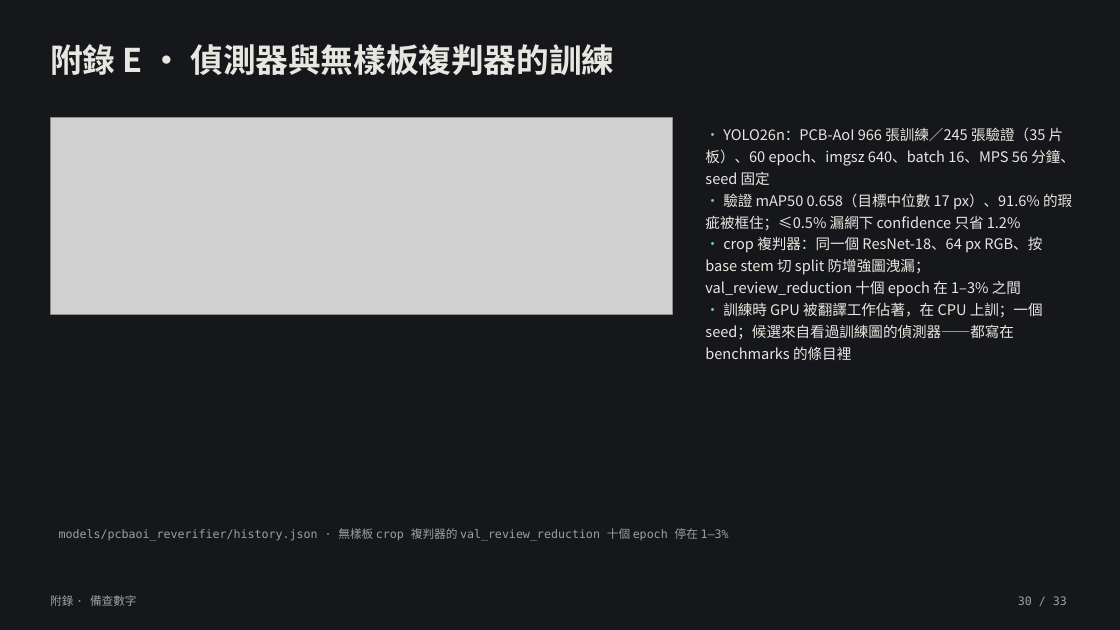
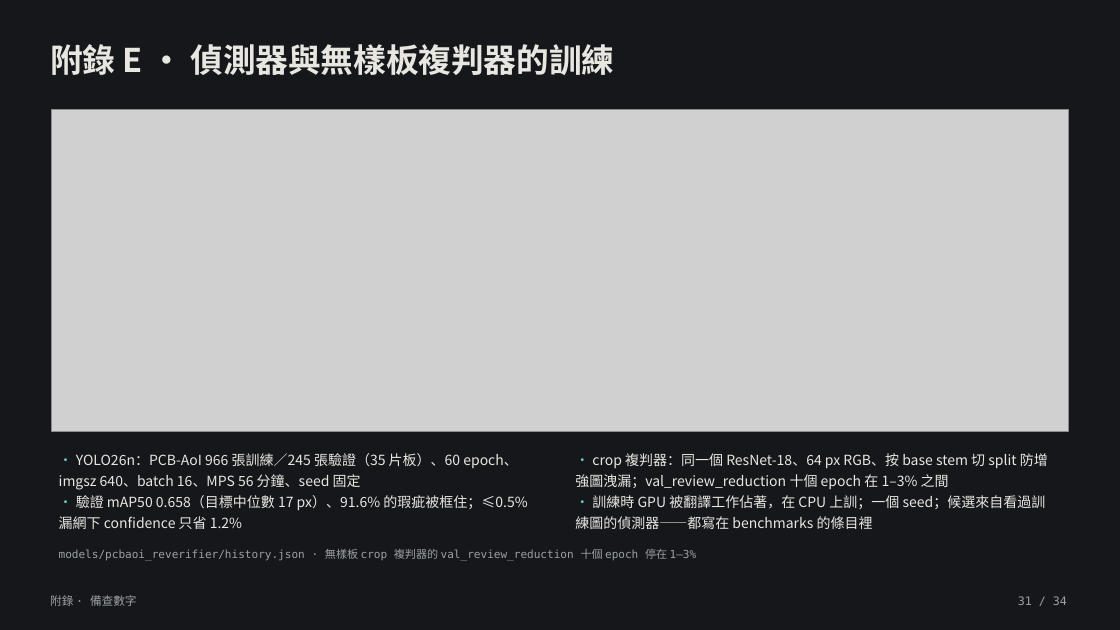
Before and after one commit to lin891020/aoi-agent, a slide deck: slide 31 of docs/deck/aoi-agent-journey.zh-TW.pptx (slide 30 before the commit). Drawn at 1120x630 pixels with LibreOffice and Linux fonts; fonts in the diff are those of the drawing; grey boxes stand for pictures. Boxes give left, top, right and bottom in pixels: in the first picture for what was removed or moved away, otherwise in the second. Text is boxed around its words. In the diff, an @@ line names an element or a change of style, - is before the commit and + after.

```diff
--- a/docs/deck/aoi-agent-journey.zh-TW.pptx
+++ b/docs/deck/aoi-agent-journey.zh-TW.pptx
@@ picture: place and size @@
-picture at box(50, 118, 672, 314)
+picture at box(52, 109, 1069, 431)
@@ text at box(705, 127, 1075, 230): paragraphs removed @@
-• YOLO26n：PCB-AoI 966 張訓練／245 張驗證（35 片板）、60 epoch、imgsz 640、batch 16、MPS 56 分鐘、seed 固定
-• 驗證 mAP50 0.658（目標中位數 17 px）、91.6% 的瑕疵被框住；≤0.5% 漏網下 confidence 只省 1.2%
@@ text "• crop 複判器：同一個 ResNet-18、64 px ...": place and size @@
-text "• crop 複判器：同一個 ResNet-18、64 px ..." at box(705, 127, 1075, 360)
+text "• crop 複判器：同一個 ResNet-18、64 px ..." at box(575, 453, 1048, 529)
@@ text "• crop 複判器：同一個 ResNet-18、64 px ..." at box(575, 453, 1048, 529): size 12.5 to 12 pt @@
@@ text added at box(59, 453, 527, 529), 12 pt, text #E8E6E1 @@
+• YOLO26n：PCB-AoI 966 張訓練／245 張驗證（35 片板）、60 epoch、imgsz 640、batch 16、MPS 56 分鐘、seed 固定
+• 驗證 mAP50 0.658（目標中位數 17 px）、91.6% 的瑕疵被框住；≤0.5% 漏網下 confidence 只省 1.2%
@@ text "models/pcbaoi_reverifier/history.json · 無樣板 crop 複判器的 ...": place and size @@
-text "models/pcbaoi_reverifier/history.json · 無樣板 crop 複判器的 ..." at box(59, 528, 729, 541)
+text "models/pcbaoi_reverifier/history.json · 無樣板 crop 複判器的 ..." at box(59, 549, 697, 561)
@@ text "models/pcbaoi_reverifier/history.json · 無樣板 crop 複判器的 ..." at box(59, 549, 697, 561): size 10 to 9.5 pt @@
@@ text at box(1018, 596, 1067, 605): text changed @@
-30 / 33
+31 / 34
```
Also in this commit, not shown: 31 other slides changed, 2 slides added, 1 slide removed, 8 other files.
